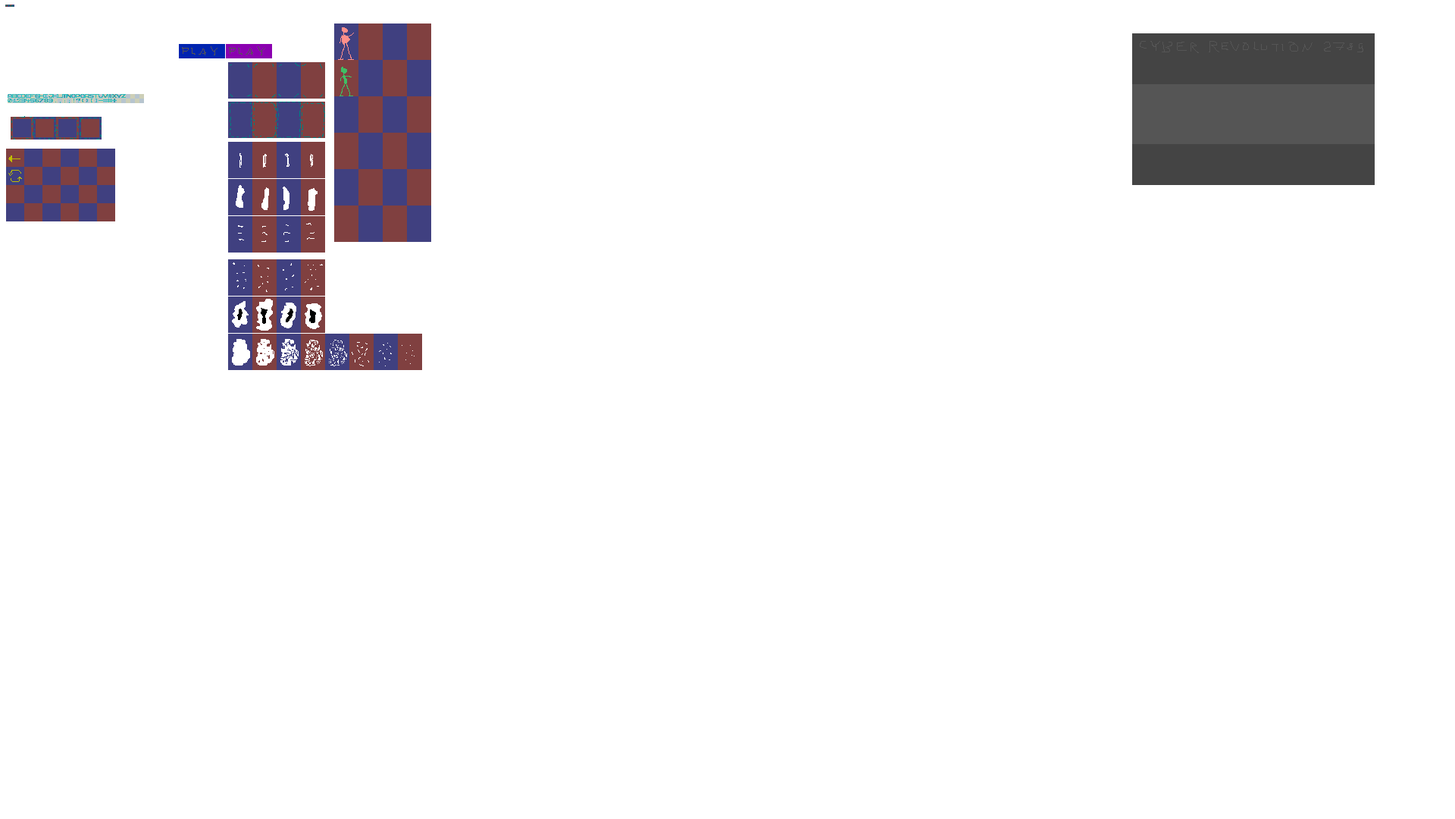
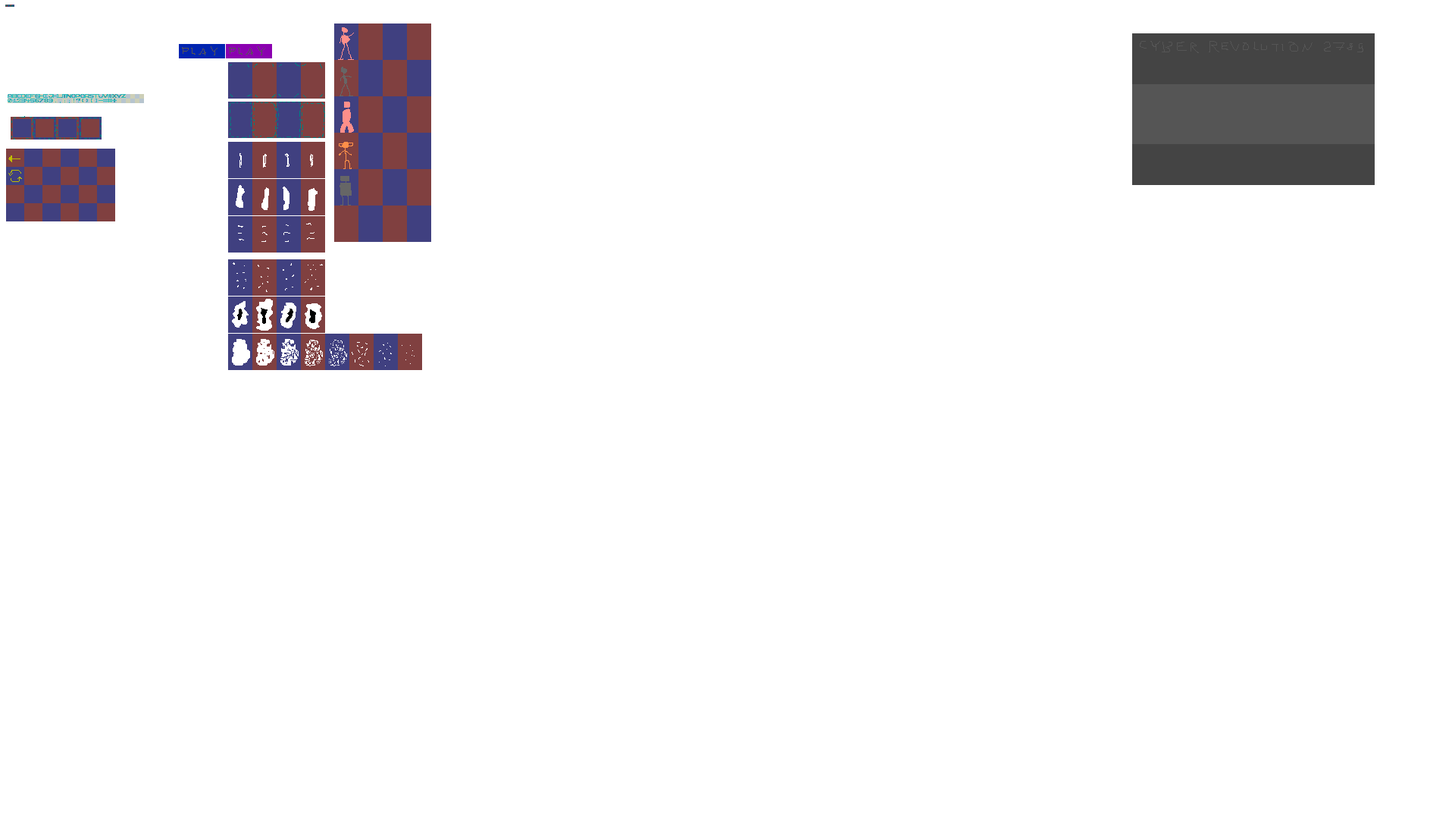
Before/after of a w=1455, h=819 layered artwork. What changed in the layer stack:
painted on "persons" over 338, 66, 354, 206
